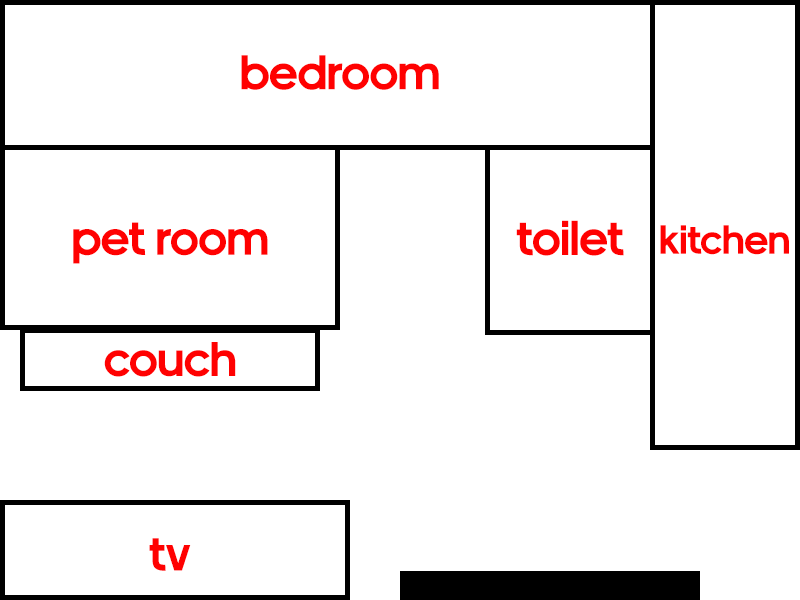
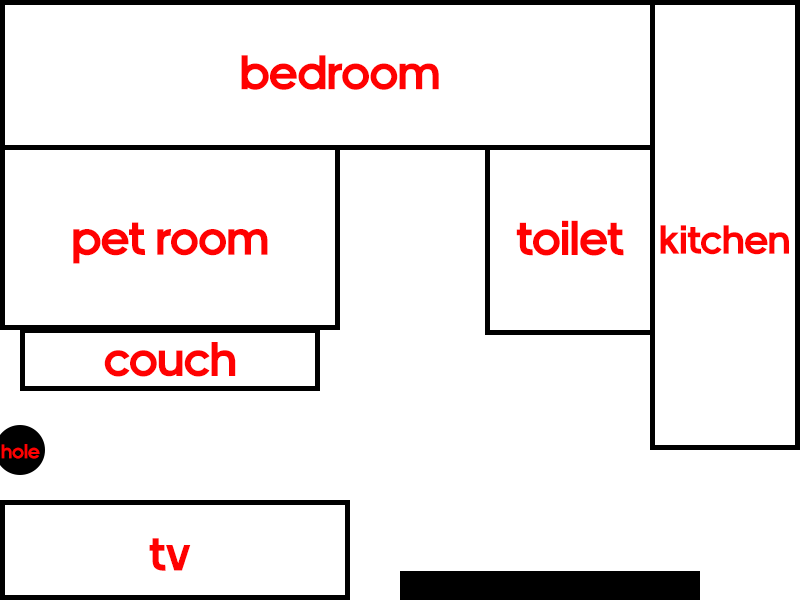
Layered file, before and after one edit (800x600). Changes by layer:
added layer "Hole" above "Ellipse 1" over (x1=1, y1=444, x2=40, y2=459)
added layer "Ellipse 1" above "pet room" over (x1=0, y1=425, x2=45, y2=475)
